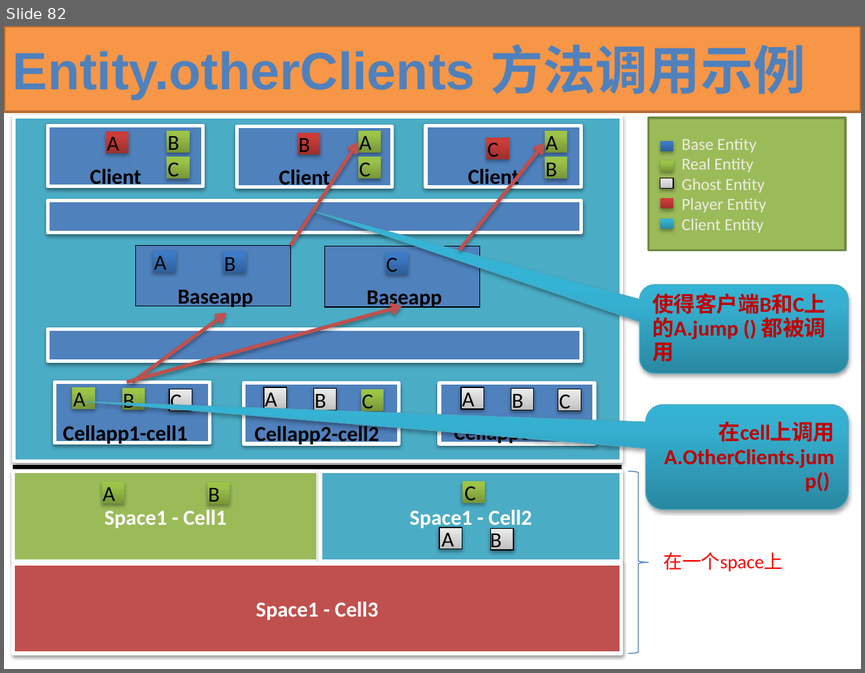
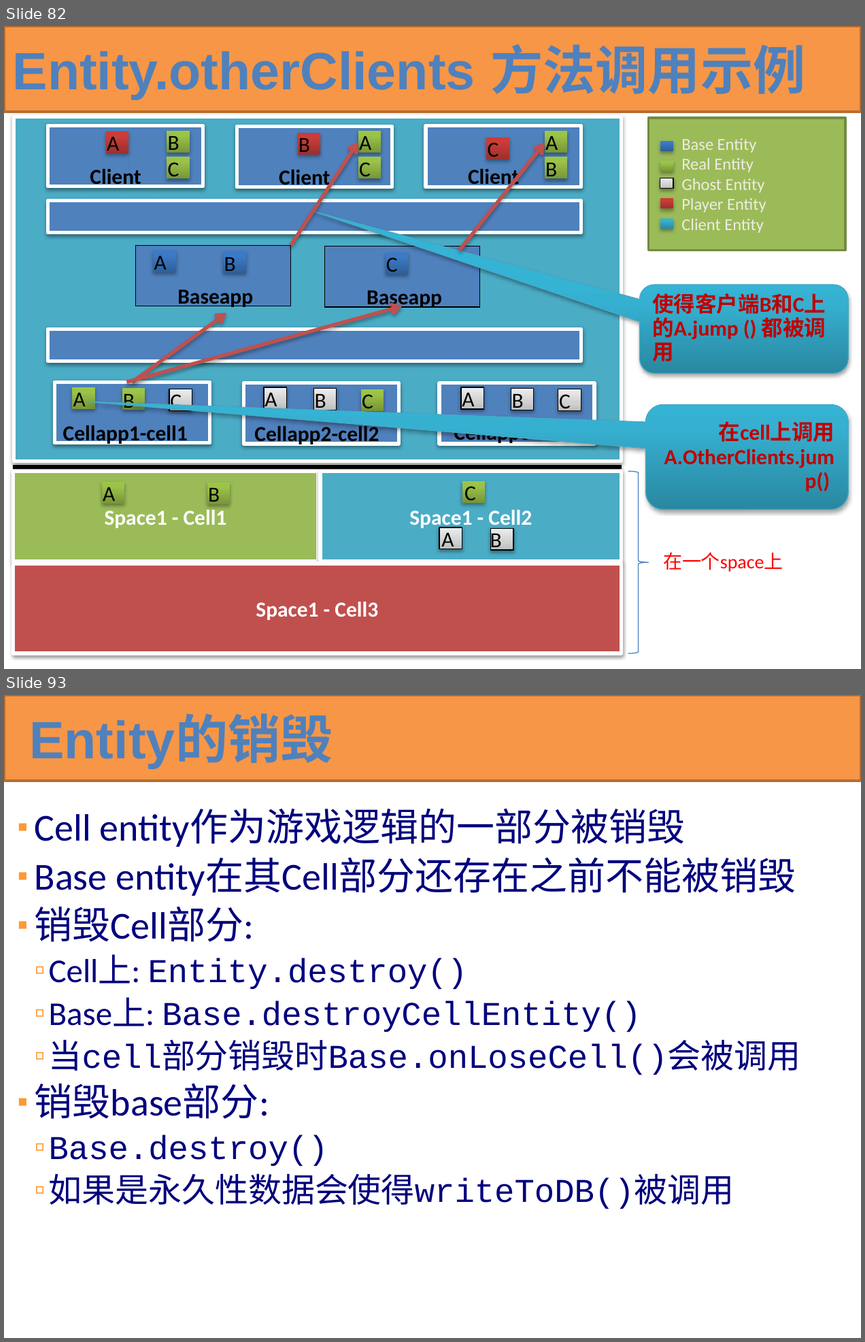
Before and after one commit to kbengine/kbengine_docs, a slide deck: KBEngine技术预览.pptx. Shown one above the other, each under a label of ours: slide 82 before the commit, slides 82 and 93 after it; the slides between them are not shown. The pictures are 865x673 and 865x1342 pixels, drawn with LibreOffice and Linux fonts; fonts in the diff are those of the drawing. Boxes give left, top, right and bottom in pixels: in the first picture for what was removed or moved away, otherwise in the second. Text is boxed around its words. In the diff, an @@ line names an element or a change of style, - is before the commit and + after.

```diff
--- a/KBEngine技术预览.pptx
+++ b/KBEngine技术预览.pptx
@@ slide 93 added at (4, 695, 861, 1338), background #FFFFFF @@
@@ rectangle added at (4, 695, 861, 781), fill #F79646, outline #B76F34 2 pt @@
@@ title added at (29, 717, 332, 768), 44.1 pt, text #4F81BD, bold @@
+Entity的销毁
@@ text added at (35, 809, 801, 1209), 28 pt, text #00007D @@
+▪ Cell entity作为游戏逻辑的一部分被销毁
+▪ Base entity在其Cell部分还存在之前不能被销毁
+▪ 销毁Cell部分:
+  ▫ Cell上: Entity.destroy()
+  ▫ Base上: Base.destroyCellEntity()
+  ▫ 当cell部分销毁时Base.onLoseCell()会被调用
+▪ 销毁base部分:
+  ▫ Base.destroy()
+  ▫ 如果是永久性数据会使得writeToDB()被调用
```
Also in this commit, not shown: 11 other slides added.
